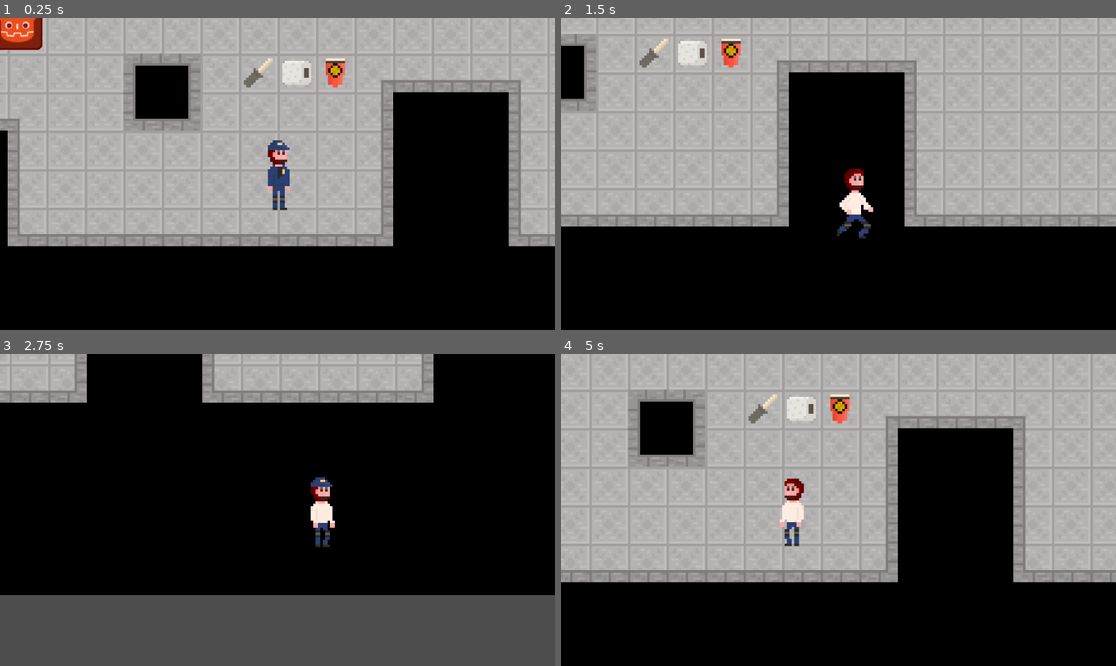
Above: before the commit, frames 1-4 (two rows, left to right).
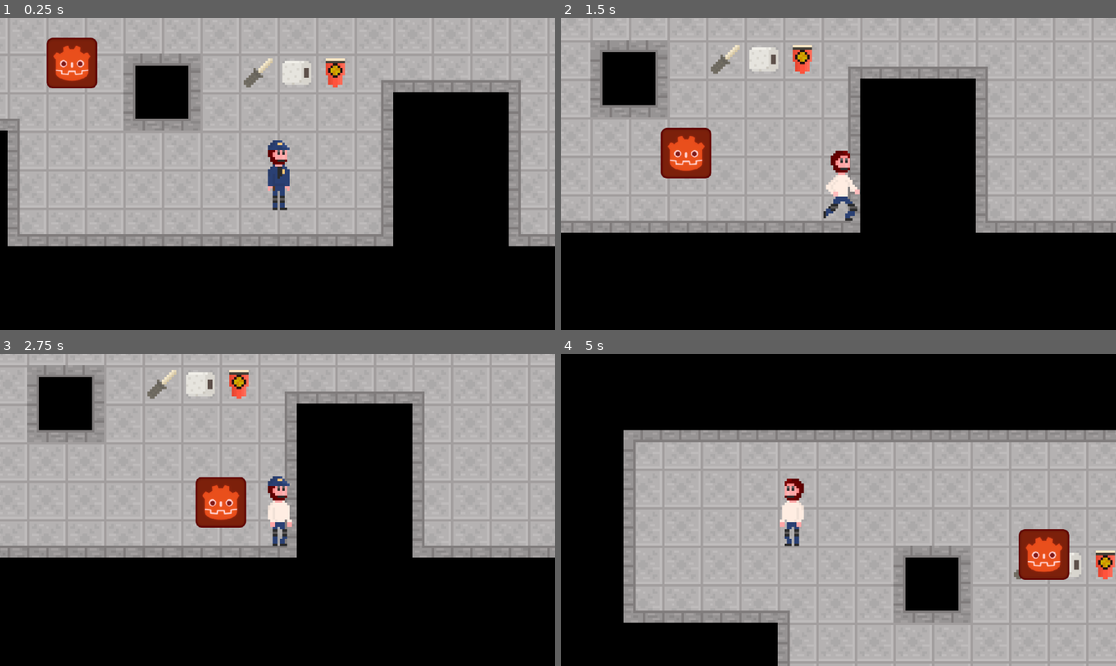
Above: after the commit, the same moments.

Repository: Bobbybear007/WinterGameJam2024
Game: Godot game, scene res://Scenes/Game/Game.tscn
Same seed, same stepped clock (60 frames per second), same inputs: the game is played once before the commit and once after it.
Inputs:
- Up to frame 1 (0.25 s): no input
- Up to frame 2 (1.5 s): hold D (Right) 0.53-1.28 s; tap H (HatToggle) at 0.6 s; hold S (Down) from 1.28 s (still down); tap J (JacketToggle) at 1.35 s
- Up to frame 3 (2.75 s): release S (Down) at 2.03 s; hold D (Right) from 2.03 s (still down); tap H (HatToggle) at 2.1 s
- Up to frame 4 (5 s): release D (Right) at 2.78 s; hold W (Up) 2.78-3.53 s; tap J (JacketToggle) at 2.85, 4.35 s; hold A (Left) from 3.53 s (still down); tap H (HatToggle) at 3.6 s

The runs differ from the first frame. In frame 1, 2.2% of the frame differs, in the area x 0-18%, y 0-23%; in frame 2, 26%; in frame 3, 71%, in the area x 0-100%, y 0-100%; in frame 4, 67%.

Commit message:
Player can collide with tilemap

Diff:
--- a/new-game-project/Scenes/Game/Game.tscn
+++ b/new-game-project/Scenes/Game/Game.tscn
@@ -55,7 +55,8 @@
 2:5/0/physics_layer_0/polygon_0/points = PackedVector2Array(-8, -8, 8, -8, 8, 8, -8, 8)
 
 [sub_resource type="TileSet" id="TileSet_wmjwv"]
-physics_layer_0/collision_layer = 1
+physics_layer_0/collision_layer = 3
+physics_layer_0/collision_mask = 3
 sources/0 = SubResource("TileSetAtlasSource_lbbnw")
 
 [node name="Game" type="Node2D"]
